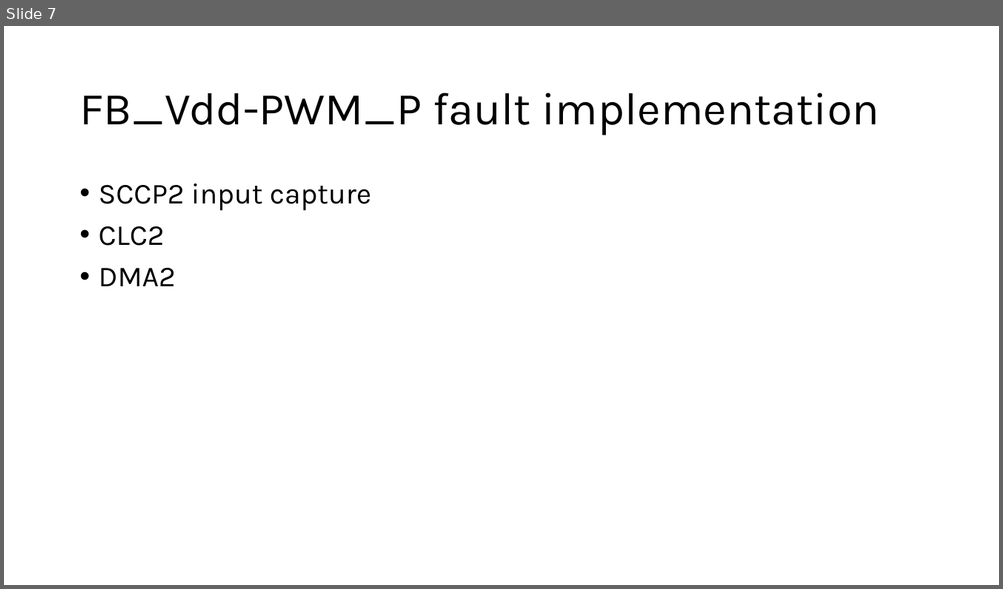
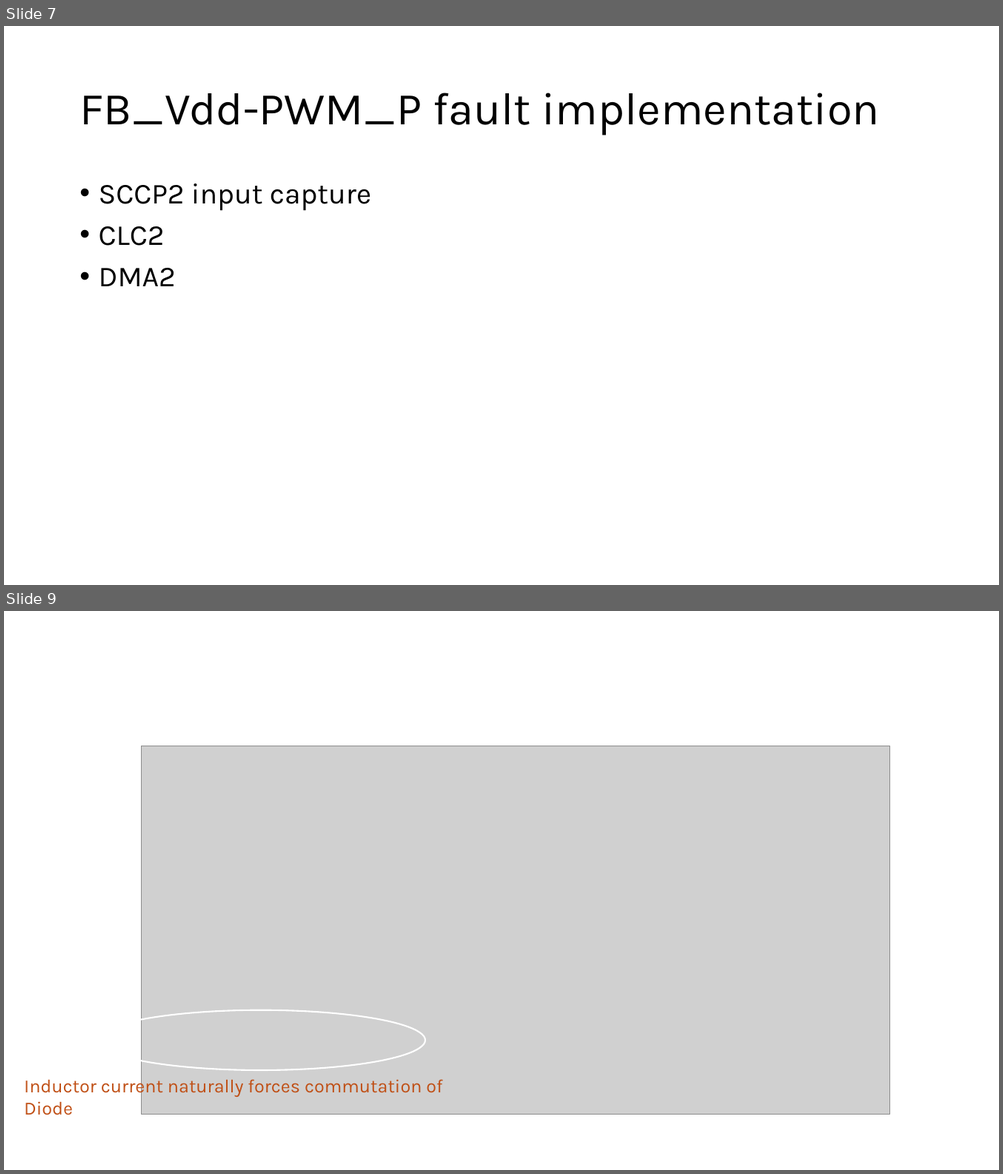
Before and after one commit to microchip-pic-avr-examples/dspic33ck-power-dcdc-dual-active-bridge-development-platform, a slide deck: dab_development.pptx. Shown one above the other, each under a label of ours: slide 7 before the commit, slides 7 and 9 after it; the slides between them are not shown. The pictures are 1003x589 and 1003x1174 pixels, drawn with LibreOffice and Linux fonts; fonts in the diff are those of the drawing; grey boxes stand for pictures. Boxes give left, top, right and bottom in pixels: in the first picture for what was removed or moved away, otherwise in the second. Text is boxed around its words. In the diff, an @@ line names an element or a change of style, - is before the commit and + after.

```diff
--- a/dab_development.pptx
+++ b/dab_development.pptx
@@ slide 9 added at [4,611,999,1170], background #FFFFFF @@
@@ picture added at [142,746,890,1115] @@
@@ ellipse added at [96,1010,426,1071], outline #FFFFFF 1.5 pt @@
@@ text added at [24,1076,442,1116], 18 pt, text #C04F15 @@
+Inductor current naturally forces commutation of Diode
```
Also in this commit, not shown: 6 other slides added, 2 other files.
